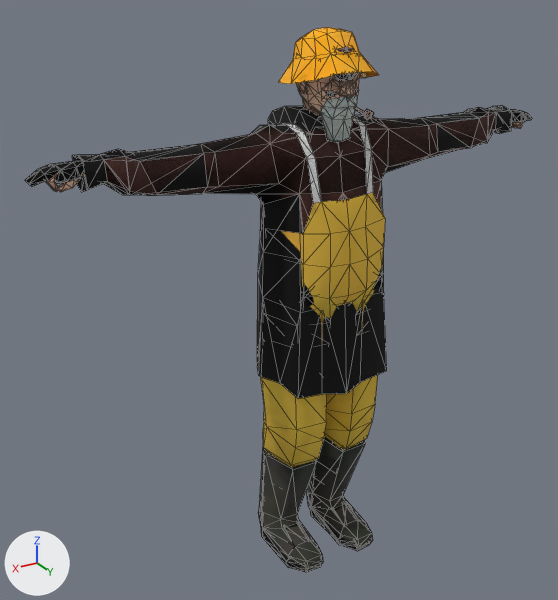
The glTF model entities/characters/rig/character.glb, before and after one commit.
Both versions are drawn from a camera (50 mm lens) standing at (1.35, 1.94, 2.02) and looking at (0.1, -0.15, 0.97). Arrows for +X, +Y and +Z are at lower left; the lights stay in place. The picture after the commit comes second. Mesh edges are drawn as thin lines. Vertices at exactly the same position are counted once.

The first picture shows 'Base', 'Fisher01', 'Nils', 'Vendor'.
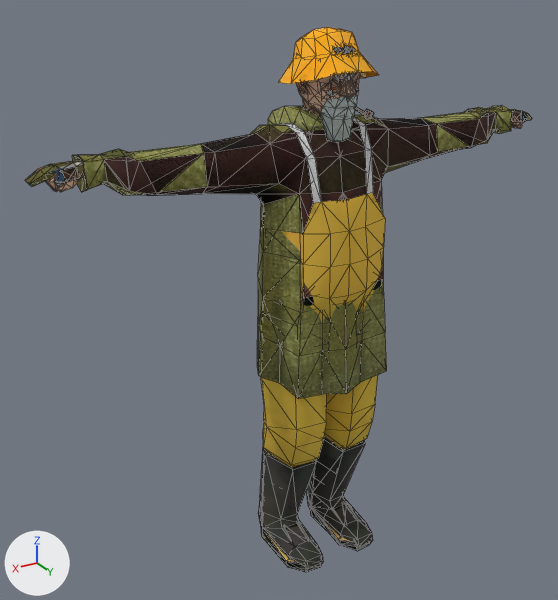
Commit message: Finished the mesh for fisher 01

The change, as a list of edits to the scene's bpy script:
```text
Add img_fisher_01_bc:
    img_fisher_01_bc = load_image('fisher_01_bc', '_unpacked/fisher_01_bc', 256, 256, 'sRGB')
Change mat_vendor_mat_001:
    where n4 = _N.new('ShaderNodeTexImage'); n4.name = 'Image Texture'
    n4.image: img_base_01_bc -> img_fisher_01_bc
Add mat_fisher_01_mat_001:
    mat_fisher_01_mat_001 = bpy.data.materials.new('fisher_01_mat.001')
    # uses the picture img_fisher_01_bc
Change me_base_mesh_002:
    used by ob_fisher01; location = (0.0, 0.0, 0.0)
    remove me_base_mesh_002.from_pydata(...)  # 542 vertices, 996 faces; spans x -0.91..0.91, y -0.25..0.12, z 0.0..1.84
    add me_base_mesh_002.from_pydata(...)  # 742 vertices, 1239 faces; spans x -0.91..0.91, y -0.25..0.12, z 0.0..1.84
    me_base_mesh_002 part 1
    26 faces are deleted
    16 vertices are added at x -0.23..0.23, y -0.18..0.11, z 0.87..0.92
    66 new faces join them
    me_base_mesh_002 part 2
    5 vertices are removed from x -0.09..0.13, y -0.1..-0.02, z 0.12..1.74
    34 faces are deleted
    16 vertices move from x -0.09..0.09, y -0.04..0.06, z 1.64..1.75 to x -0.1..0.1, y -0.03..0.06, z 1.65..1.74
    189 vertices are added at x -0.1..0.13, y -0.14..0.07, z 0.12..1.84
    237 new faces join them
    me_base_mesh_002 part 3: 842 faces spanning x -0.91..0.91, y -0.25..0.12, z 0.0..1.78 switch from mat_base_mat_001 to mat_fisher_01_mat_001
    me_base_mesh_002 part 4: 94 faces spanning x -0.1..0.1, y -0.14..0.07, z 1.68..1.84 switch from mat_nils_mat_001 to mat_fisher_01_mat_001
```

Boxes (x1, y1, x2, y2) around the edits, measured in the pictures (558 x 600 px):
'Fisher01', reshaped: before (27, 46, 532, 562); after (30, 44, 532, 562)
'Vendor', surface changed: (323, 72, 358, 98) in both
part 1 of me_base_mesh_002, cut back: (257, 280, 387, 398) in both
part 2 of me_base_mesh_002, reshaped (mostly hidden): after (330, 44, 355, 91)
part 3 of me_base_mesh_002, recoloured: (30, 73, 532, 562) in both
part 4 of me_base_mesh_002, recoloured: before (305, 46, 354, 93); after (301, 47, 353, 92)
